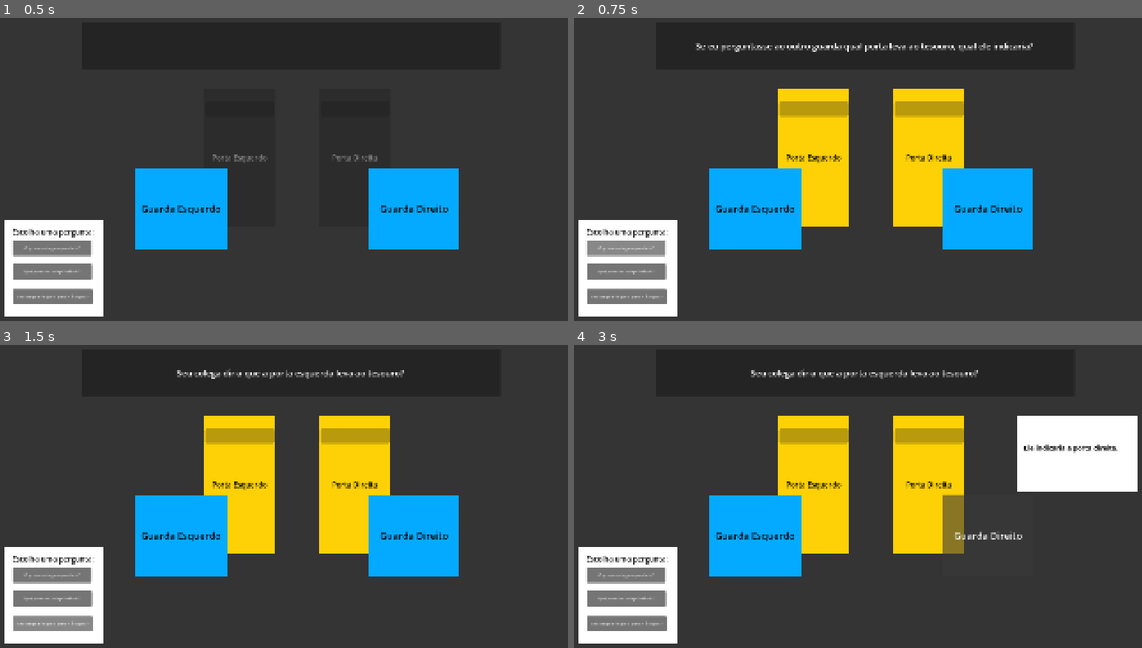
Above: before the commit, frames 1-4 (two rows, left to right).
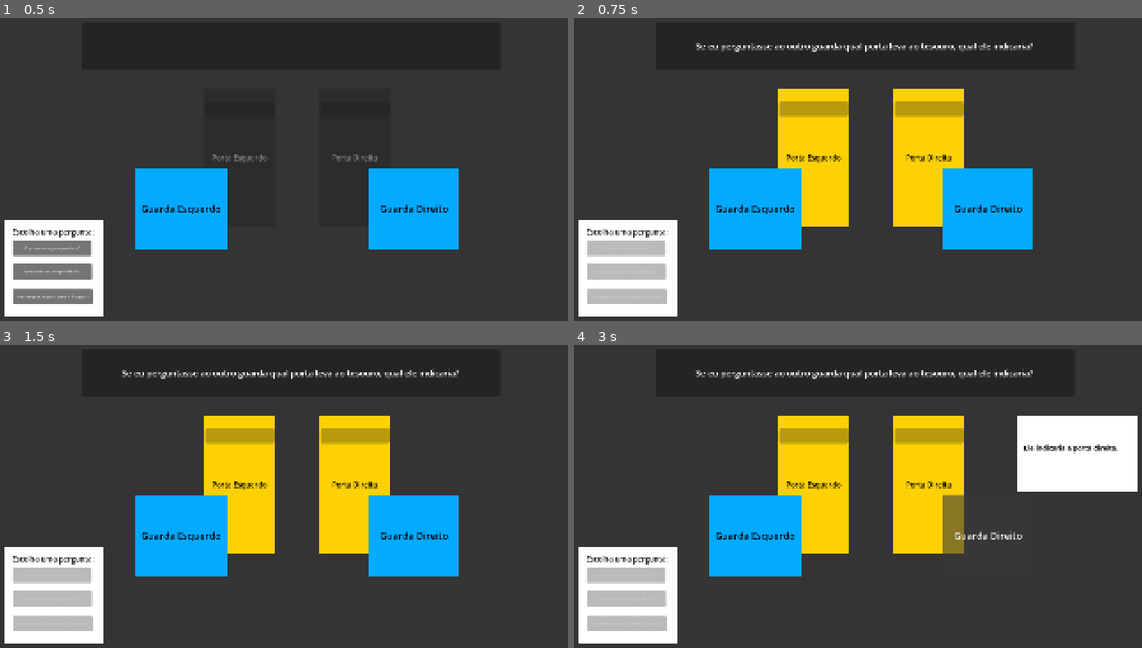
Above: after the commit, the same moments.

Repository: gamedevmeetup/Brackeys-Game-Jam-2026.2---Equipe-2
Game: Godot game, scene res://Scenes/teste_gameplay.tscn
The game is run twice, just before and just after one commit, with the same random seed, the same clock (stepped at 60 frames per second) and the same inputs.
Inputs (mouse positions are in pixels of both pictures, inside the frame that each line leads up to):
- Up to frame 1 (0.5 s): no input
- Up to frame 2 (0.75 s): click "O que seu colega responderia?" at 0.5 s
- Up to frame 3 (1.5 s): click (51, 623) at 1.25 s, where only the run before the commit has a clickable "Seu colega diria que a porta …"
- Up to frame 4 (3 s): click (625, 599) at 2 s, where only the run before the commit has a clickable "Qual porta seu colega indicar…"; click "Guarda Direito" at 2.75 s

Frame 1 is identical in both runs. In frame 2, 2.1% of the frame differs, in the area x 2-17%, y 73-95%; in frame 3, 2.9%; in frame 4, 2.9%, in the area x 2-81%, y 7-95%.

Commit message:
Refatorando código dos guardas
Como o teste de gameplay foi um sucesso, agora estou organizando a arquitetura do jogo para introduzir depois as outras salas

Diff:
--- a/guardas-mentirosos/Scenes/teste_gameplay.tscn
+++ b/guardas-mentirosos/Scenes/teste_gameplay.tscn
@@ -1,7 +1,8 @@
 [gd_scene format=3 uid="uid://cdlr7m4nqp1a3"]
 
-[ext_resource type="Script" uid="uid://dfgcq16qoxm5b" path="res://Scripts/game.gd" id="1_212wd"]
+[ext_resource type="Script" uid="uid://dfgcq16qoxm5b" path="res://Scripts/room.gd" id="1_212wd"]
 [ext_resource type="Script" uid="uid://dbjvraml4ukps" path="res://Scripts/door.gd" id="1_l5545"]
+[ext_resource type="Script" uid="uid://17nc33sjhqee" path="res://Scripts/guard.gd" id="3_e1q4p"]
 
 [sub_resource type="StyleBoxFlat" id="StyleBoxFlat_sdykh"]
 bg_color = Color(1, 1, 1, 1)
@@ -15,7 +16,7 @@
 [sub_resource type="StyleBoxFlat" id="StyleBoxFlat_e1q4p"]
 bg_color = Color(1, 1, 1, 1)
 
-[node name="TesteGameplay" type="Control" unique_id=460679381]
+[node name="Room" type="Control" unique_id=460679381]
 layout_mode = 3
 anchors_preset = 0
 script = ExtResource("1_212wd")
@@ -138,17 +139,6 @@
 show_percentage = false
 metadata/_edit_use_anchors_ = true
 
-[node name="GuardRight" type="Button" parent="." unique_id=1027485856]
-layout_mode = 0
-offset_left = 1223.0
-offset_top = 555.0
-offset_right = 1520.0
-offset_bottom = 820.0
-theme_override_colors/font_color = Color(0, 0, 0, 1)
-theme_override_font_sizes/font_size = 31
-theme_override_styles/normal = SubResource("StyleBoxFlat_212wd")
-text = "Guarda Direito"
-
 [node name="DoorLeft" type="Button" parent="." unique_id=600588619]
 layout_mode = 0
 offset_left = 688.0
@@ -175,7 +165,21 @@
 show_percentage = false
 metadata/_edit_use_anchors_ = true
 
-[node name="GuardLeft" type="Button" parent="." unique_id=1964884612]
+[node name="GuardRight" type="Button" parent="." unique_id=1027485856 node_paths=PackedStringArray("speechBubble", "answerLabel")]
+layout_mode = 0
+offset_left = 1223.0
+offset_top = 555.0
+offset_right = 1520.0
+offset_bottom = 820.0
+theme_override_colors/font_color = Color(0, 0, 0, 1)
+theme_override_font_sizes/font_size = 31
+theme_override_styles/normal = SubResource("StyleBoxFlat_212wd")
+text = "Guarda Direito"
+script = ExtResource("3_e1q4p")
+speechBubble = NodePath("../SpeechBubbleRight")
+answerLabel = NodePath("../SpeechBubbleRight/AnswerLabelRight")
+
+[node name="GuardLeft" type="Button" parent="." unique_id=1964884612 node_paths=PackedStringArray("speechBubble", "answerLabel")]
 layout_mode = 0
 offset_left = 467.0
 offset_top = 555.0
@@ -185,6 +189,9 @@
 theme_override_font_sizes/font_size = 31
 theme_override_styles/normal = SubResource("StyleBoxFlat_212wd")
 text = "Guarda Esquerdo"
+script = ExtResource("3_e1q4p")
+speechBubble = NodePath("../SpeechBubbleLeft")
+answerLabel = NodePath("../SpeechBubbleLeft/AnswerLabelLeft")
 
 [node name="SpeechBubbleLeft" type="Panel" parent="." unique_id=1465295520]
 visible = false
--- /dev/null
+++ b/guardas-mentirosos/Scripts/guard.gd
@@ -0,0 +1,17 @@
+extends Button
+
+@export var speechBubble: Control
+@export var answerLabel: Label
+
+func _ready() -> void:
+	mouse_entered.connect(show_answer)
+	mouse_exited.connect(hide_answer)
+
+func show_answer() -> void:
+	speechBubble.show()
+
+func hide_answer() -> void:
+	speechBubble.hide()
+
+func set_answer(answer: String) -> void:
+	answerLabel.text = answer
--- /dev/null
+++ b/guardas-mentirosos/Scripts/main.gd
@@ -0,0 +1,11 @@
+extends Node
+
+
+# Called when the node enters the scene tree for the first time.
+func _ready() -> void:
+	pass # Replace with function body.
+
+
+# Called every frame. 'delta' is the elapsed time since the previous frame.
+func _process(delta: float) -> void:
+	pass
--- a/guardas-mentirosos/Scripts/game.gd
+++ b/guardas-mentirosos/Scripts/room.gd
@@ -3,6 +3,7 @@
 var correctDoor = "DoorLeft"
 var truthGuard = "GuardLeft"
 var selectedQuestion = 0
+var questionAsked = false
 
 func _ready() -> void:
 	$DoorLeft.disabled = true
@@ -11,6 +12,10 @@
 	$DoorRight/ProgressBar.value = 0
 
 func select_question(questionNumber: int) -> void:
+	if questionAsked:
+			return
+
+	questionAsked = true
 	selectedQuestion = questionNumber
 	match selectedQuestion:
 		1:
@@ -33,26 +38,19 @@
 
 	$DoorLeft.disabled = false
 	$DoorRight.disabled = false
+
 	$DoorLeft/ProgressBar.value = 0
 	$DoorRight/ProgressBar.value = 0
+
+	$QuestionsPanel/QuestionButton1.disabled = true
+	$QuestionsPanel/QuestionButton2.disabled = true
+	$QuestionsPanel/QuestionButton3.disabled = true
 
 func _on_door_left_door_confirmed(door) -> void:
 	print("PORTA ESCOLHIDA: ", door.name)
 
 func _on_door_right_door_confirmed(door) -> void:
 	print("PORTA ESCOLHIDA: ", door.name)
-
-func _on_guard_right_mouse_entered() -> void:
-	$SpeechBubbleRight.show()
-
-func _on_guard_right_mouse_exited() -> void:
-	$SpeechBubbleRight.hide()
-
-func _on_guard_left_mouse_entered() -> void:
-	$SpeechBubbleLeft.show()
-
-func _on_guard_left_mouse_exited() -> void:
-	$SpeechBubbleLeft.hide()
 
 func _on_question_button_1_pressed() -> void:
 	select_question(1)
Not shown: 1 places in guardas-mentirosos/Scenes/teste_gameplay.tscn that only renumber resources
Not shown, added: guardas-mentirosos/Scripts/guard.gd.uid
Not shown, added: guardas-mentirosos/Scripts/main.gd.uid
Renamed: guardas-mentirosos/Scripts/game.gd.uid -> guardas-mentirosos/Scripts/room.gd.uid
